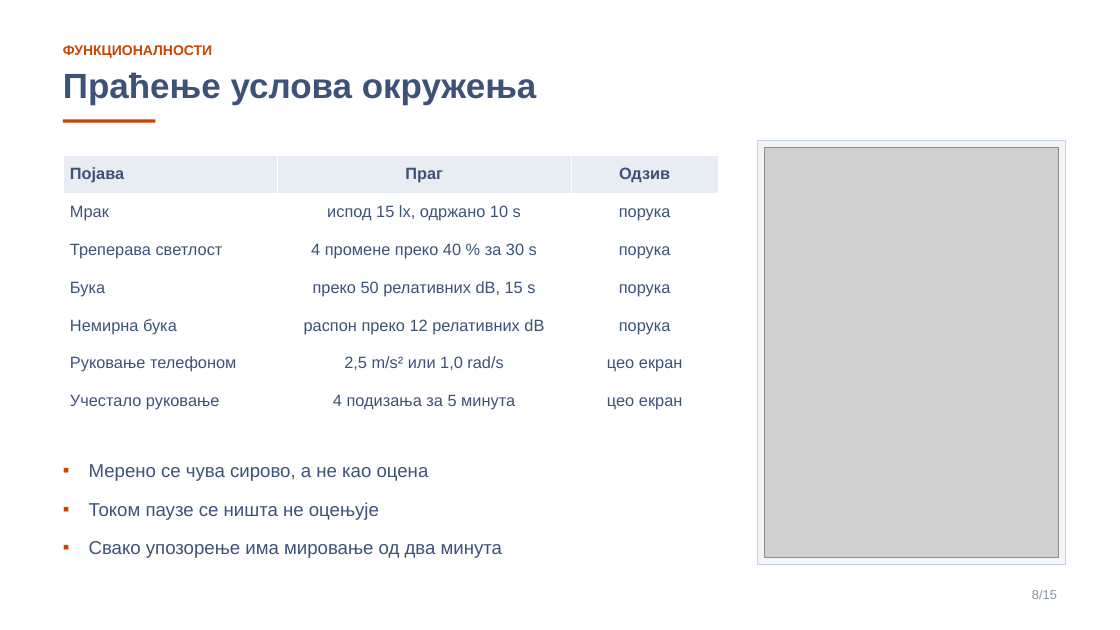
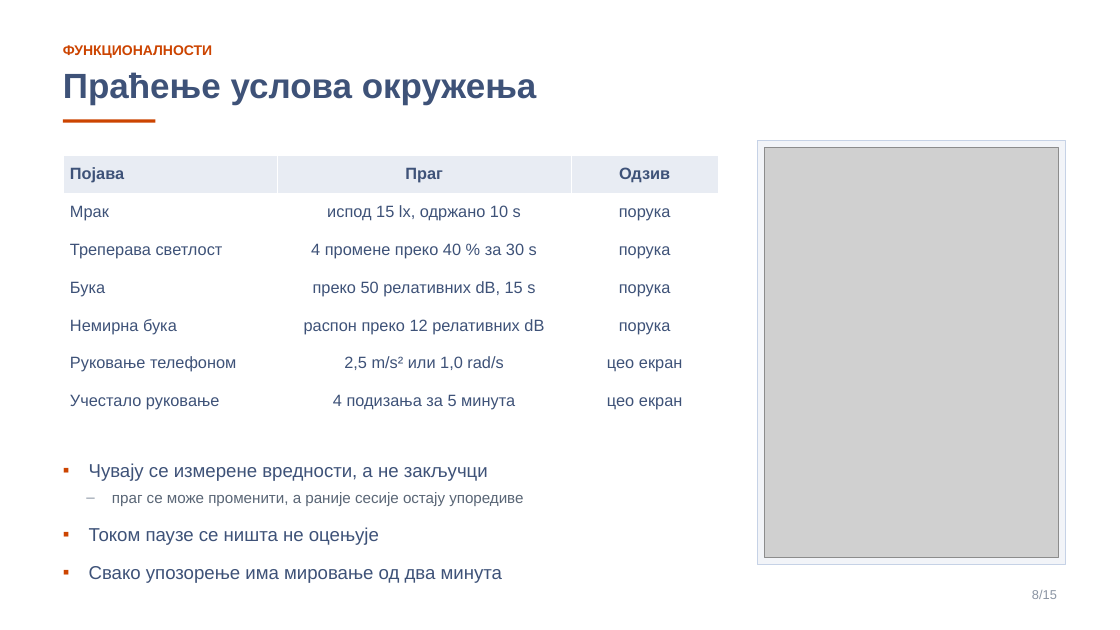
Before and after one commit to grabad1/pmu, a slide deck: slide 8 of rad/FocusGuard-prezentacija-svetla.pptx. Drawn at 1120x630 pixels with LibreOffice and Linux fonts; fonts in the diff are those of the drawing; grey boxes stand for pictures. Boxes give left, top, right and bottom in pixels: in the first picture for what was removed or moved away, otherwise in the second. Text is boxed around its words. In the diff, an @@ line names an element or a change of style, - is before the commit and + after.

```diff
--- a/rad/FocusGuard-prezentacija-svetla.pptx
+++ b/rad/FocusGuard-prezentacija-svetla.pptx
@@ text at (x1=89, y1=463, x2=523, y2=506): text changed; size 16 to 13 pt; text colour #3E5278 to #5A6676 @@
-▪ Мерено се чува сирово, а не као оцена
+▪ Чувају се измерене вредности, а не закључци
+– праг се може променити, а раније сесије остају упоредиве
```
Also in this commit, not shown: 6 other slides changed, 2 slides added, 2 slides removed, 3 other files.
